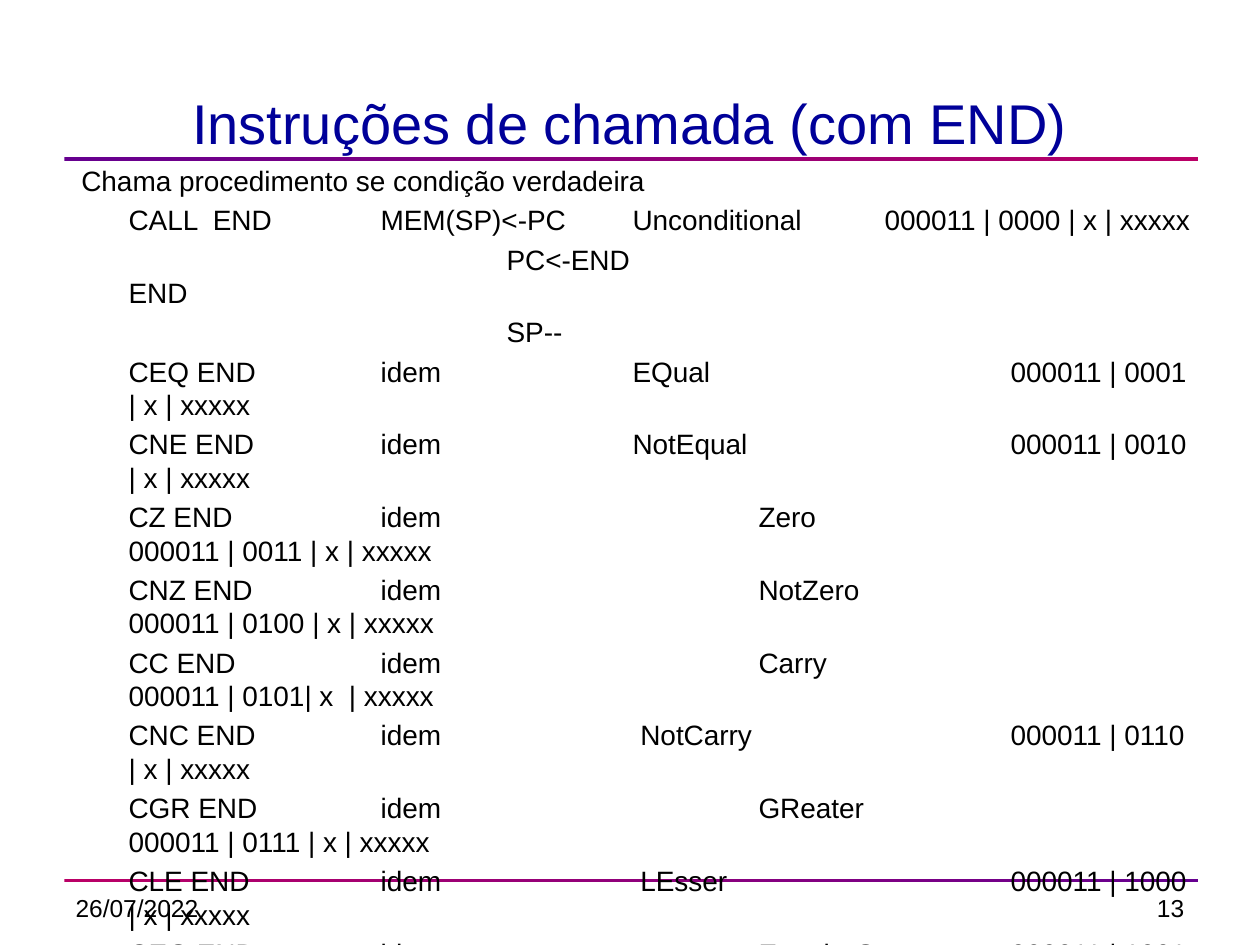
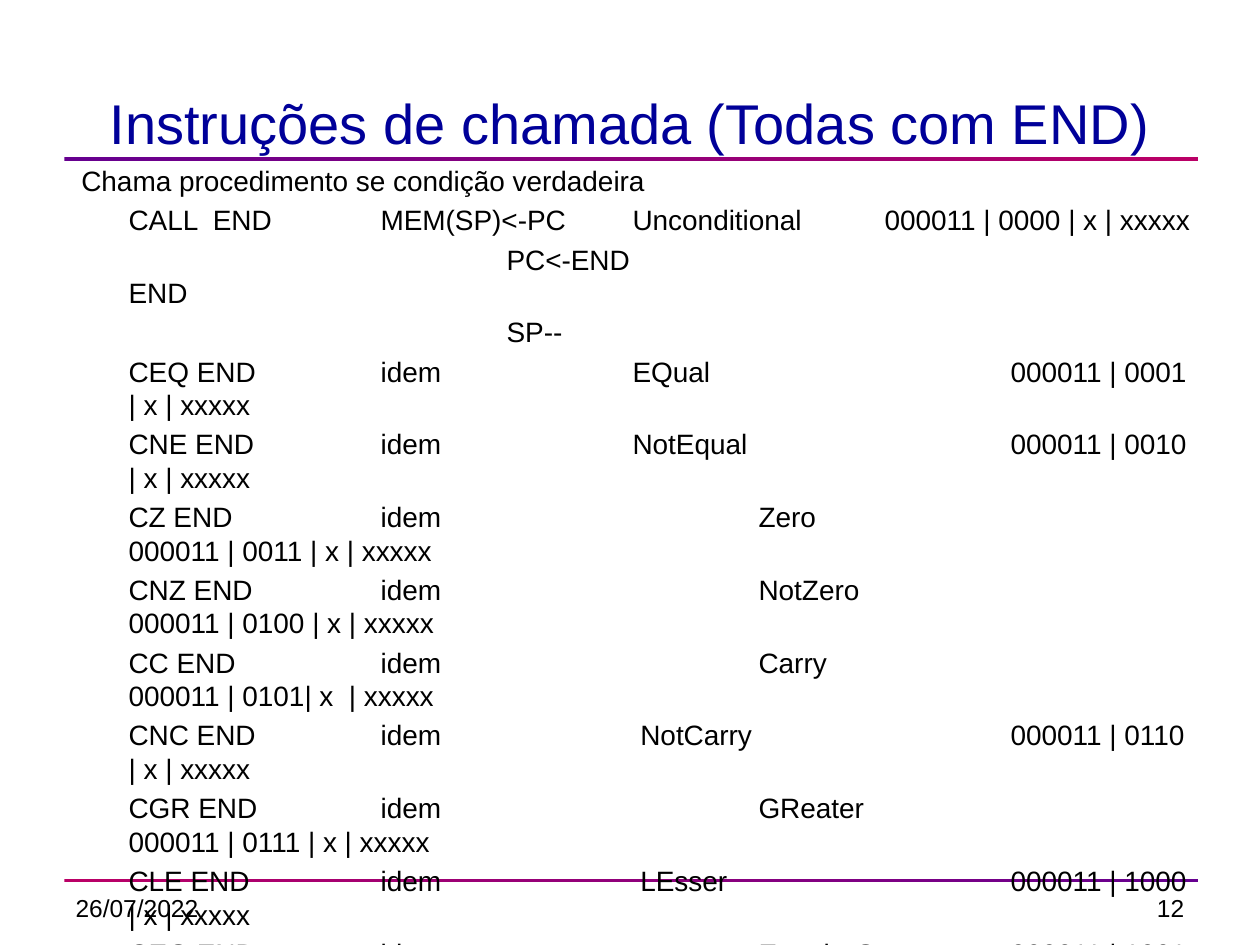
Before and after one commit to m-almeida0/Trabalho-Pr-tica-Org-Comp, a slide deck: slide 12 of Anotações e Material de Consulta/manual.odp (slide 13 before the commit). Drawn at 1260x945 pixels with LibreOffice and Linux fonts; fonts in the diff are those of the drawing. Boxes give left, top, right and bottom in pixels: in the first picture for what was removed or moved away, otherwise in the second. Text is boxed around its words. In the diff, an @@ line names an element or a change of style, - is before the commit and + after.

```diff
--- a/Anotações e Material de Consulta/manual.odp
+++ b/Anotações e Material de Consulta/manual.odp
@@ title at [110,103,1149,155]: text changed @@
-Instruções de chamada (com END)
+Instruções de chamada (Todas com END)
@@ page number at [1157,900,1184,917]: text changed @@
-13
+12
```
Also in this commit, not shown: 1 other file.
